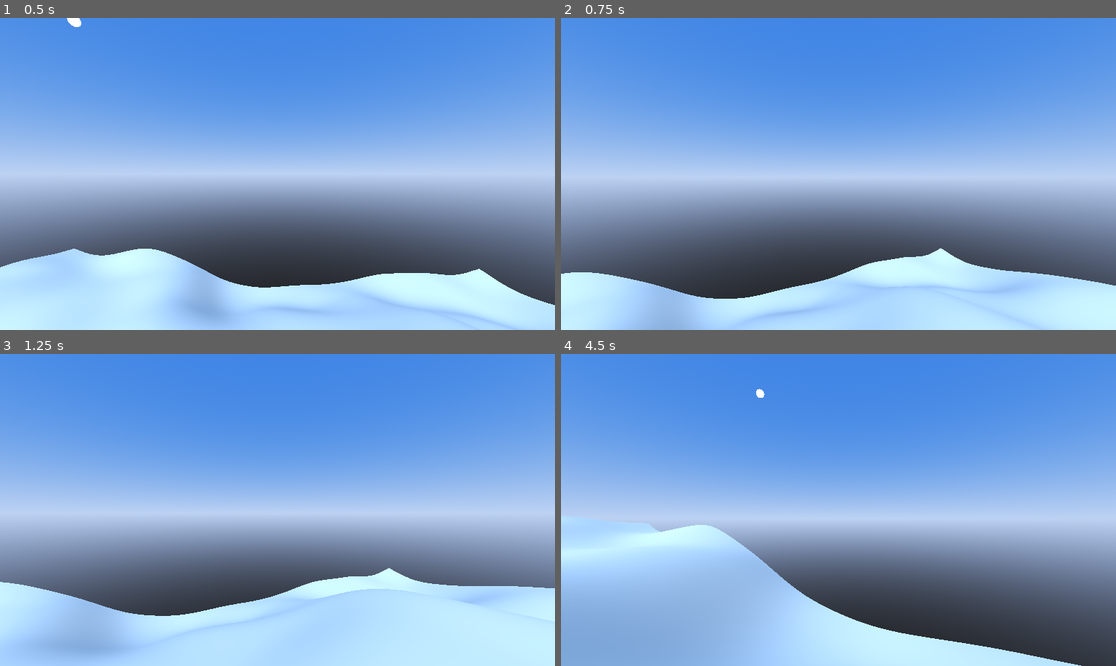
Above: before the commit, frames 1-4 (two rows, left to right).
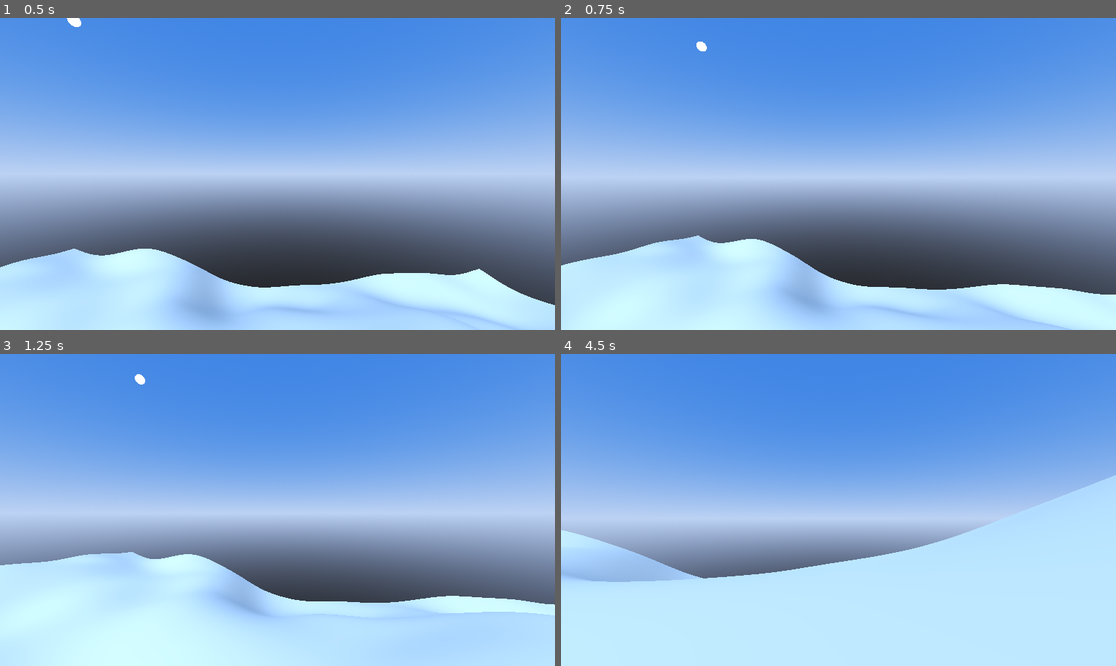
Above: after the commit, the same moments.

Repository: nialljmiller/WonkyLands
Game: Godot game, scene res://terrain_generator.tscn
Same seed, same stepped clock (60 frames per second), same inputs: the game is played once before the commit and once after it.
Inputs (mouse positions are in pixels of both pictures, inside the frame that each line leads up to):
- Up to frame 1 (0.5 s): no input
- Up to frame 2 (0.75 s): tap Enter (ui_accept) at 0.5 s; move the mouse to (866, 174) at 0.52 s; hold Up (ui_up) from 0.53 s (still down)
- Up to frame 3 (1.25 s): keep holding Up (ui_up); tap Enter (ui_accept) at 0.77 s
- Up to frame 4 (4.5 s): keep holding Up (ui_up); move the mouse to (810, 510) at 1.27 s; tap Enter (ui_accept) at 1.52, 3.02, 3.77 s; move the mouse to (849, 503) at 2.02 s; move the mouse to (832, 516) at 2.77 s; move the mouse to (877, 513) at 3.52 s; move the mouse to (794, 506) at 4.27 s

Frame 1 is identical in both runs. In frame 2, 13% of the frame differs, in the area x 0-100%, y 7-100%; in frame 3, 16%; in frame 4, 34%, in the area x 0-100%, y 11-100%.

Commit message:
auto update

Diff:
--- a/PlayerController.gd
+++ b/PlayerController.gd
@@ -4,6 +4,13 @@
 @export var move_speed: float = 10.0
 @export var jump_strength: float = 15.0
 @export var gravity_magnitude: float = 30.0
+@export var look_sensitivity: float = 0.3
+
+# Camera variables
+var camera_rotation = Vector2()
+
+func _ready():
+	Input.mouse_mode = Input.MOUSE_MODE_CAPTURED
 
 func _physics_process(delta):
 	# Apply gravity when not on floor
@@ -12,7 +19,17 @@
 
 	# Get movement input
 	var input_dir = Input.get_vector("ui_left", "ui_right", "ui_up", "ui_down")
-	var direction = (transform.basis * Vector3(input_dir.x, 0, input_dir.y)).normalized()
+
+	# Get the camera's horizontal rotation to determine forward direction
+	var forward_dir = -get_node("Camera3D").global_transform.basis.z
+	forward_dir.y = 0
+	forward_dir = forward_dir.normalized()
+
+	# Get the right direction relative to the camera
+	var right_dir = forward_dir.cross(Vector3.UP)
+
+	# Calculate movement direction relative to camera orientation
+	var direction = (right_dir * input_dir.x + forward_dir * -input_dir.y).normalized()
 
 	# Set horizontal velocity
 	if direction:
@@ -28,3 +45,15 @@
 
 	# Move with physics
 	move_and_slide()
+
+	# Apply camera rotation
+	var camera = get_node("Camera3D")
+	camera.rotation_degrees.x = clamp(camera.rotation_degrees.x + camera_rotation.y * look_sensitivity, -89, 89)
+	rotate_y(-camera_rotation.x * look_sensitivity * 0.01)
+
+	# Reset camera rotation
+	camera_rotation = Vector2()
+
+func _input(event):
+	if event is InputEventMouseMotion:
+		camera_rotation = Vector2(-event.relative.x, -event.relative.y)
--- a/TerrainGenerator.gd
+++ b/TerrainGenerator.gd
@@ -219,7 +219,7 @@
 	# Return reference for further configuration
 	return static_body
 
-# Modified add_player_to_scene function
+
 func add_player_to_scene():
 	# Create player character
 	var player = CharacterBody3D.new()
@@ -257,7 +257,11 @@
 		player.add_child(camera)
 		camera.position = Vector3(0, 0.7, 0)  # Position it at the player's head level
 
-# Add to TerrainGenerator script
+		# Disable the camera's own movement script
+		camera.set_script(null)
+
+
+
 func apply_height_based_texturing():
 	# Create shader material for terrain
 	var terrain_material = ShaderMaterial.new()
